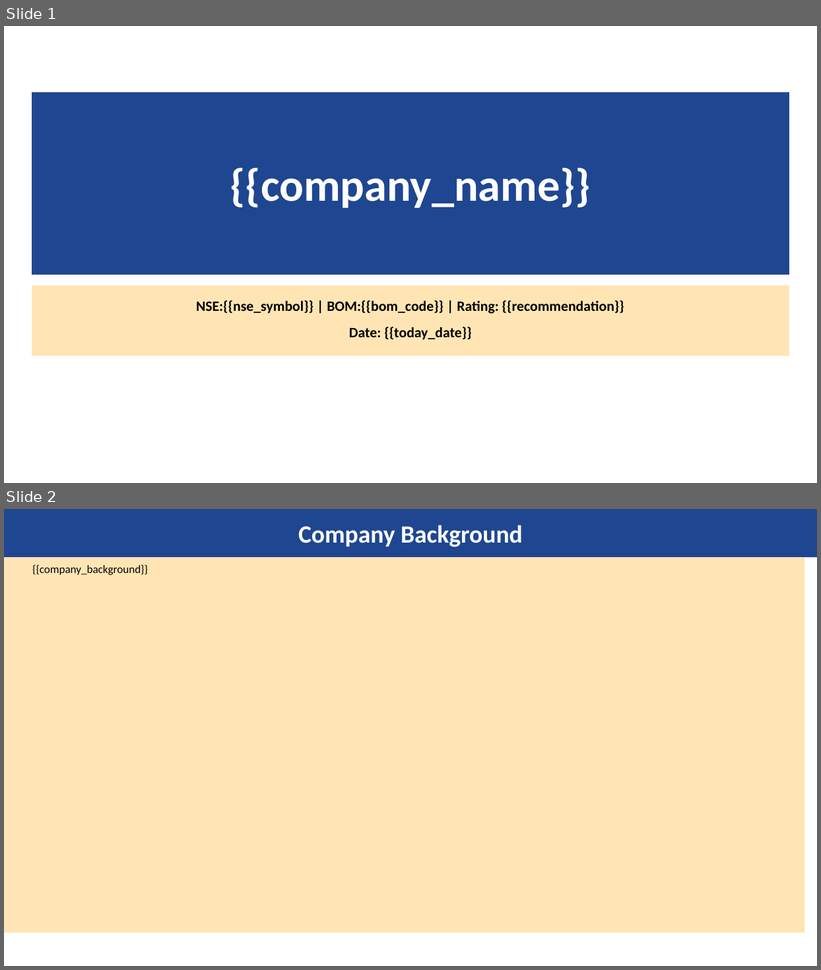
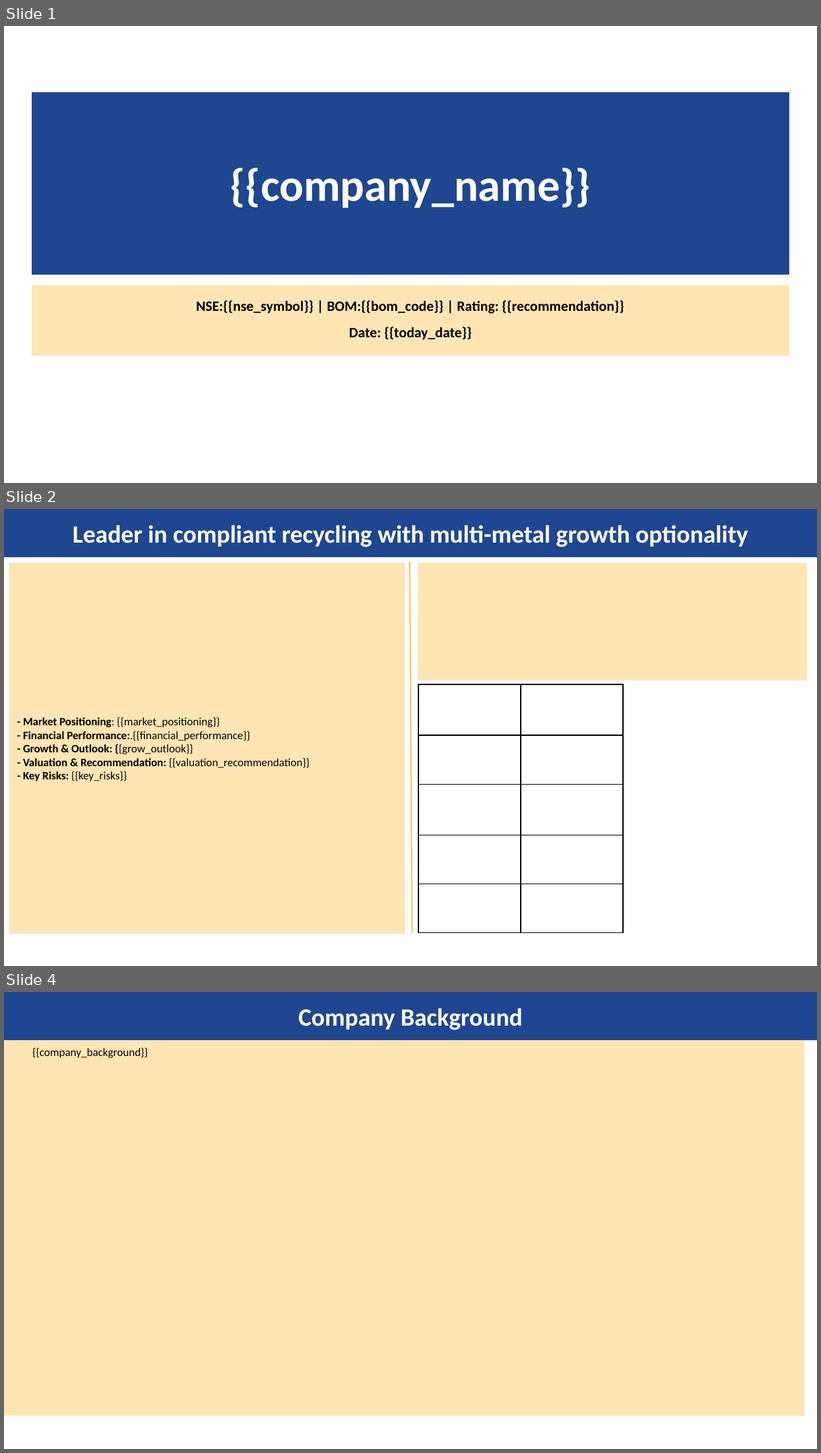
Before and after one commit to kishanyash/fluffy-lamp, a slide deck: master_template.pptx. Shown one above the other, each under a label of ours: slides 1 and 2 before the commit, slides 1, 2 and 4 after it; the slides between them are not shown. The pictures are 821x970 and 821x1453 pixels, drawn with LibreOffice and Linux fonts; fonts in the diff are those of the drawing; background and template pictures are left out. Boxes give left, top, right and bottom in pixels: in the first picture for what was removed or moved away, otherwise in the second. Text is boxed around its words. In the diff, an @@ line names an element or a change of style, - is before the commit and + after.

```diff
--- a/master_template.pptx
+++ b/master_template.pptx
@@ slide 2 added at box(4, 509, 817, 966), background #FFFFFF @@
@@ title added at box(4, 509, 817, 557), fill #1F4690, 22 pt, text #FFFFFF, bold @@
+Leader in compliant recycling with multi-metal growth optionality
@@ title added at box(9, 562, 405, 934), fill #FFE5B4, 10 pt, text #000000 @@
+- Market Positioning: {{market_positioning}}
+- Financial Performance:.{{financial_performance}}
+- Growth & Outlook: {{grow_outlook}}
+- Valuation & Recommendation: {{valuation_recommendation}}
+- Key Risks: {{key_risks}}
@@ line added from (410, 562) to (412, 933), #FFA500 0.75 pt @@
@@ rectangle added at box(418, 562, 807, 681), fill #FFE5B4 @@
@@ table added at box(418, 685, 624, 933), 5 rows, 2 columns @@
+ | 
+ | 
+ | 
+ | 
+ | 
@@ what was slide 2 is now slide 4 @@
```
Also in this commit, not shown: 1 other slide added, 6 other files.
